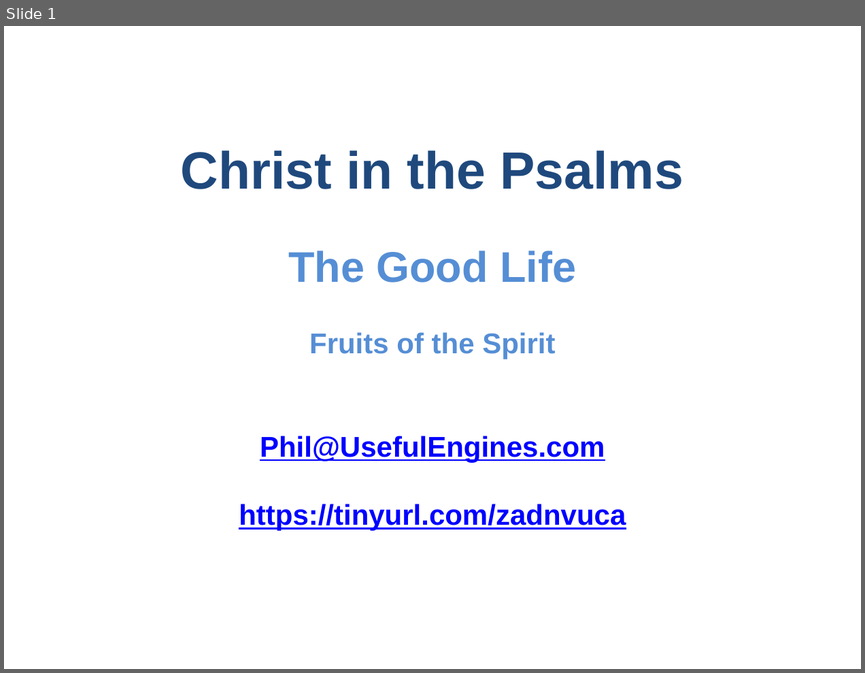
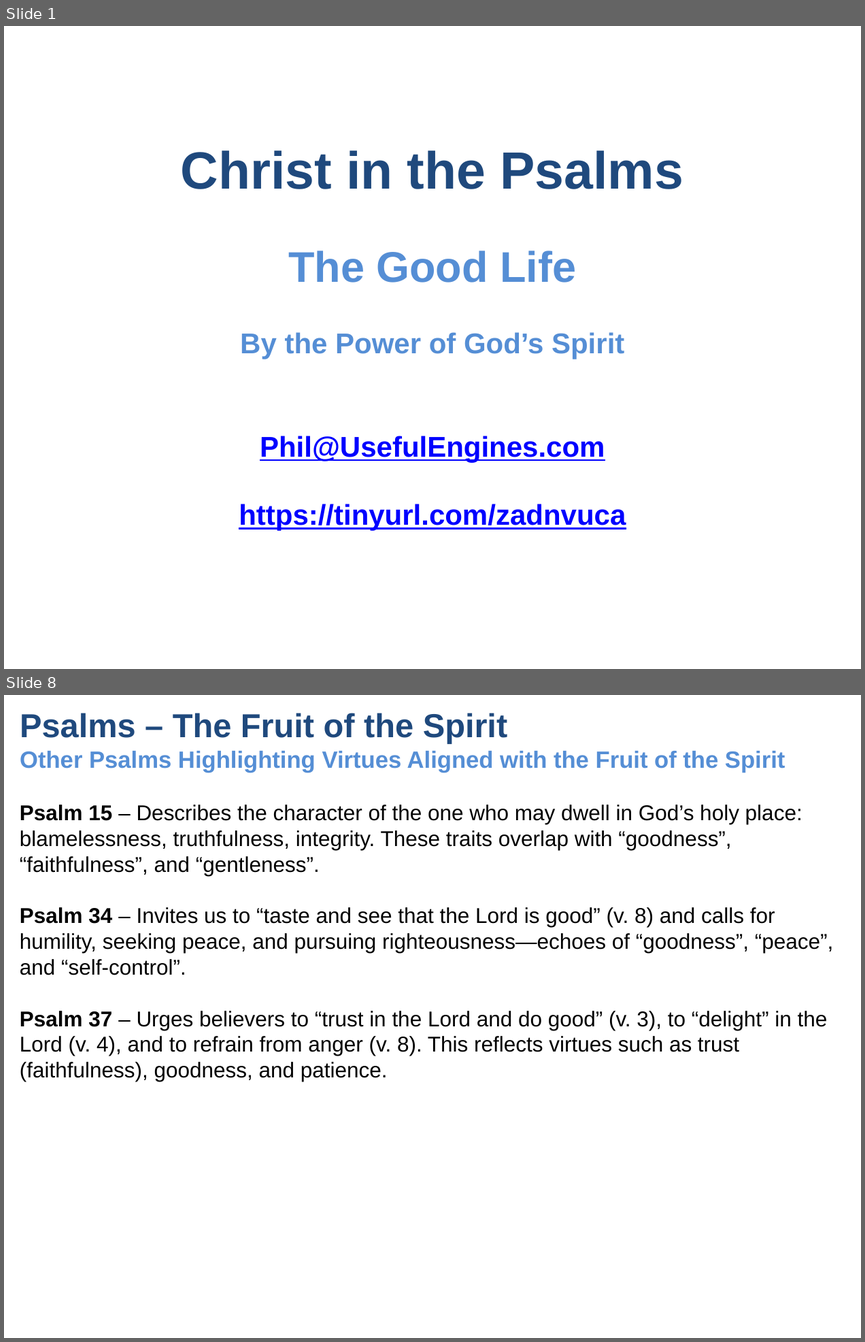
Before and after one commit to UsefulEngines/EvangelismPublic, a slide deck: 2024-Q4/2024-12-29/2024-12-29-Psalms.pptx. Shown one above the other, each under a label of ours: slide 1 before the commit, slides 1 and 8 after it; the slides between them are not shown. The pictures are 865x673 and 865x1342 pixels, drawn with LibreOffice and Linux fonts; fonts in the diff are those of the drawing. Boxes give left, top, right and bottom in pixels: in the first picture for what was removed or moved away, otherwise in the second. Text is boxed around its words. In the diff, an @@ line names an element or a change of style, - is before the commit and + after.

```diff
--- a/2024-Q4/2024-12-29/2024-12-29-Psalms.pptx
+++ b/2024-Q4/2024-12-29/2024-12-29-Psalms.pptx
@@ slide 8 added at [4, 695, 861, 1338], background #FFFFFF @@
@@ title added at [20, 713, 785, 773], 19.8 pt, text #558ED5, bold @@
+Psalms – The Fruit of the Spirit
+Other Psalms Highlighting Virtues Aligned with the Fruit of the Spirit
@@ text added at [20, 804, 833, 1081], 18 pt, text #000000 @@
+Psalm 15 – Describes the character of the one who may dwell in God’s holy place: blamelessness, truthfulness, integrity. These traits overlap with “goodness”, “faithfulness”, and “gentleness”.
+Psalm 34 – Invites us to “taste and see that the Lord is good” (v. 8) and calls for humility, seeking peace, and pursuing righteousness—echoes of “goodness”, “peace”, and “self-control”.
+Psalm 37 – Urges believers to “trust in the Lord and do good” (v. 3), to “delight” in the Lord (v. 4), and to refrain from anger (v. 8). This reflects virtues such as trust (faithfulness), goodness, and patience.
@@ slide 1 changed as well @@
@@ text at [240, 332, 624, 359]: text changed @@
-Fruits of the Spirit
+By the Power of God’s Spirit
```
Also in this commit, not shown: 2 other slides changed, 5 other slides added, 8 slides removed, 1 other file.
